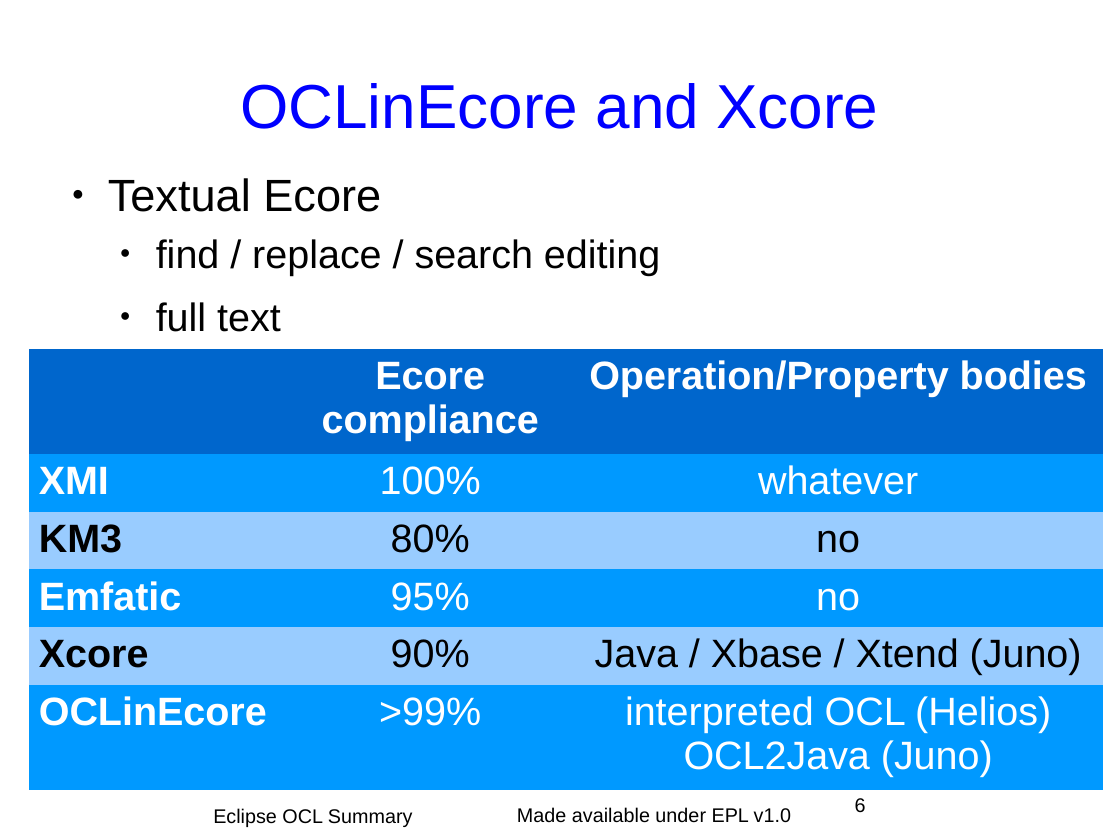
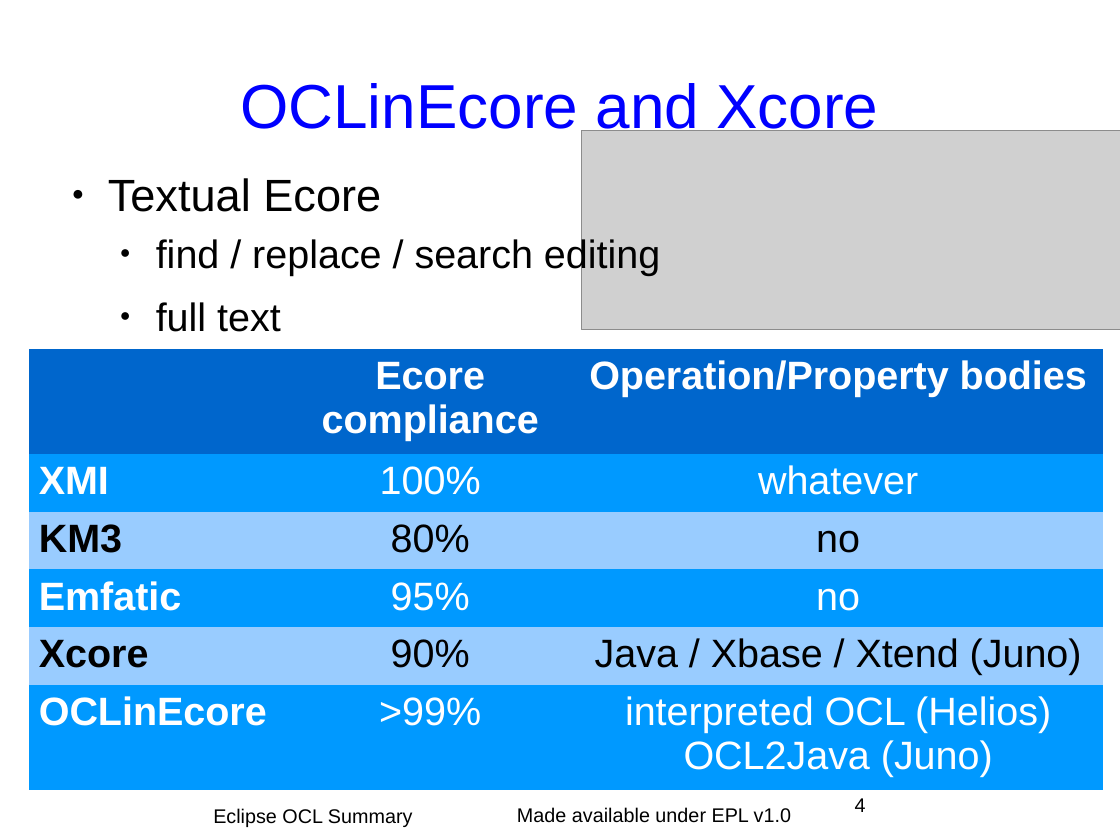
Before and after one commit to eclipse-ocl/ocl-website, a slide deck: slide 4 of ocl/docs/publications/ECE2011BoF/EclipseOCLSummary.odp (slide 6 before the commit). Drawn at 1120x840 pixels with LibreOffice and Linux fonts; fonts in the diff are those of the drawing; grey boxes stand for pictures; background and template pictures are left out. Boxes give left, top, right and bottom in pixels: in the first picture for what was removed or moved away, otherwise in the second. Text is boxed around its words. In the diff, an @@ line names an element or a change of style, - is before the commit and + after.

```diff
--- a/ocl/docs/publications/ECE2011BoF/EclipseOCLSummary.odp
+++ b/ocl/docs/publications/ECE2011BoF/EclipseOCLSummary.odp
@@ picture added at [581,130,1120,330] @@
@@ page number at [855,798,866,812]: text changed @@
-6
+4
```
Also in this commit, not shown: 3 other slides changed, 4 slides added, 4 slides removed.
